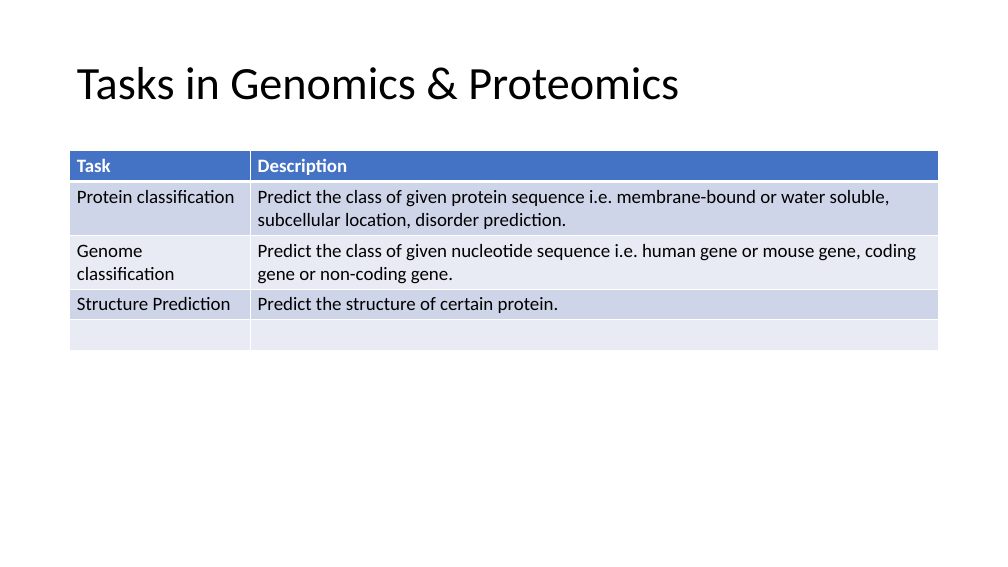
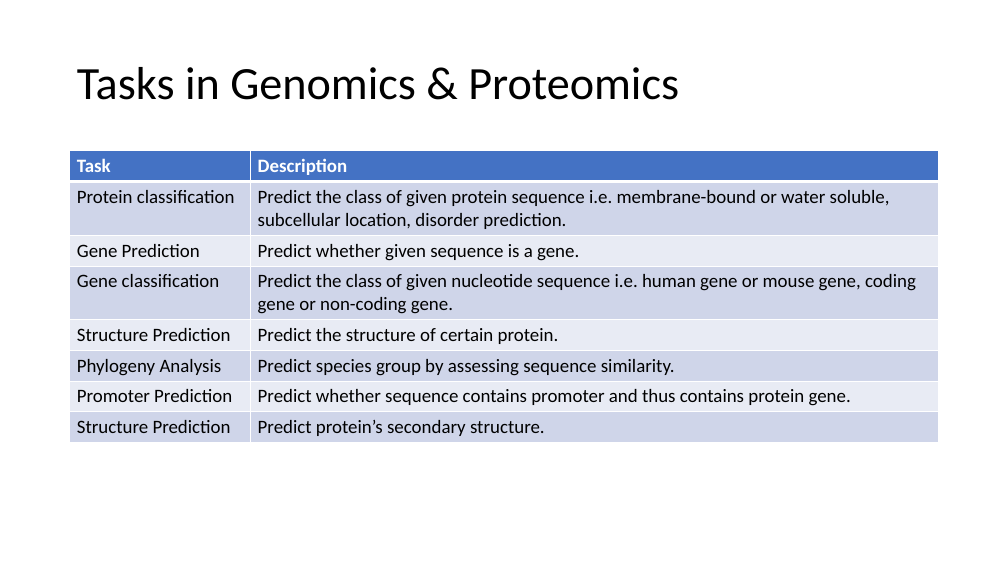
Before and after one commit to anwari32/sequence-processing, a slide deck: slide 3 of docs/Sequence Processing.pptx (slide 8 before the commit). Drawn at 1008x567 pixels with LibreOffice and Linux fonts; fonts in the diff are those of the drawing. Boxes give left, top, right and bottom in pixels: in the first picture for what was removed or moved away, otherwise in the second. Text is boxed around its words. In the diff, an @@ line names an element or a change of style, - is before the commit and + after.

```diff
--- a/docs/Sequence Processing.pptx
+++ b/docs/Sequence Processing.pptx
@@ table at [70,151,939,441] @@
-row 3: Genome classification | Predict the class of given nucleotide sequence i.e. human gene or mouse gene, coding gene or non-coding gene.
+row 3: Gene Prediction | Predict whether given sequence is a gene.
+row 4: Gene classification | Predict the class of given nucleotide sequence i.e. human gene or mouse gene, coding gene or non-coding gene.
-row 5:  | 
+row 6: Phylogeny Analysis | Predict species group by assessing sequence similarity.
+row 7: Promoter Prediction | Predict whether sequence contains promoter and thus contains protein gene.
+row 8: Structure Prediction | Predict protein’s secondary structure.
```
Also in this commit, not shown: 2 other slides changed, 1 slide added, 29 other files.
